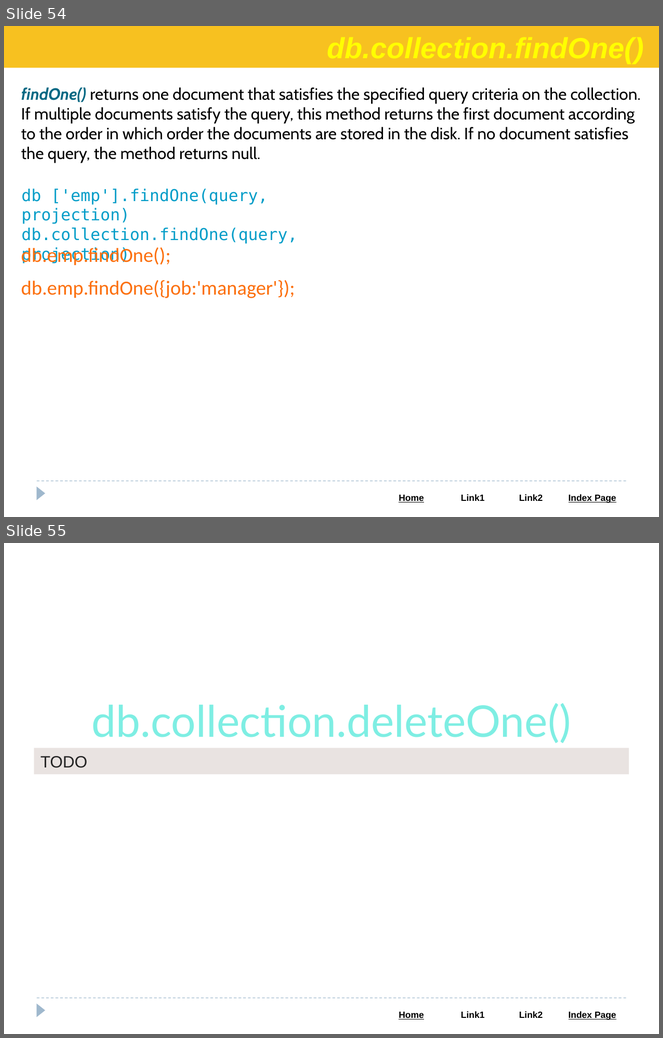
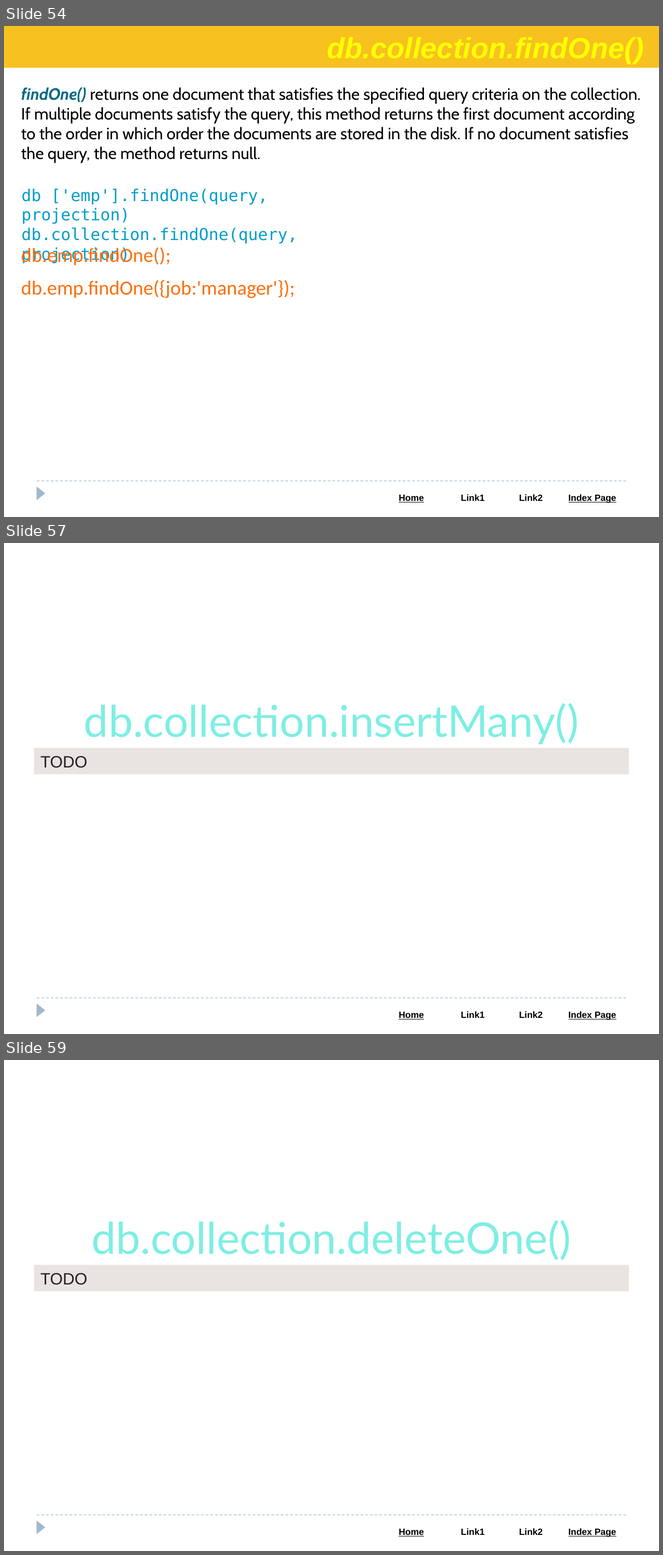
Before and after one commit to Saleel-Bagde/PPT-s, a slide deck: MongoDB PPT.pptx. Shown one above the other, each under a label of ours: slides 54 and 55 before the commit, slides 54, 57 and 59 after it; the slides between them are not shown. The pictures are 663x1038 and 663x1555 pixels, drawn with LibreOffice and Linux fonts; fonts in the diff are those of the drawing. Boxes give left, top, right and bottom in pixels: in the first picture for what was removed or moved away, otherwise in the second. Text is boxed around its words. In the diff, an @@ line names an element or a change of style, - is before the commit and + after.

```diff
--- a/MongoDB PPT.pptx
+++ b/MongoDB PPT.pptx
@@ slide 57 added at <box>4,543,659,1034</box>, background #FFFFFF; not listed: 3 template elements that a slide beside it also shows @@
@@ text added at <box>84,703,579,745</box>, 48 pt, text #7EEEE3 @@
+db.collection.insertMany()
@@ rectangle added at <box>34,748,629,774</box>, fill #E9E3E1, 18 pt, text #222222 @@
+TODO
@@ what was slide 55 is now slide 59 @@
```
Also in this commit, not shown: 3 other slides added.
